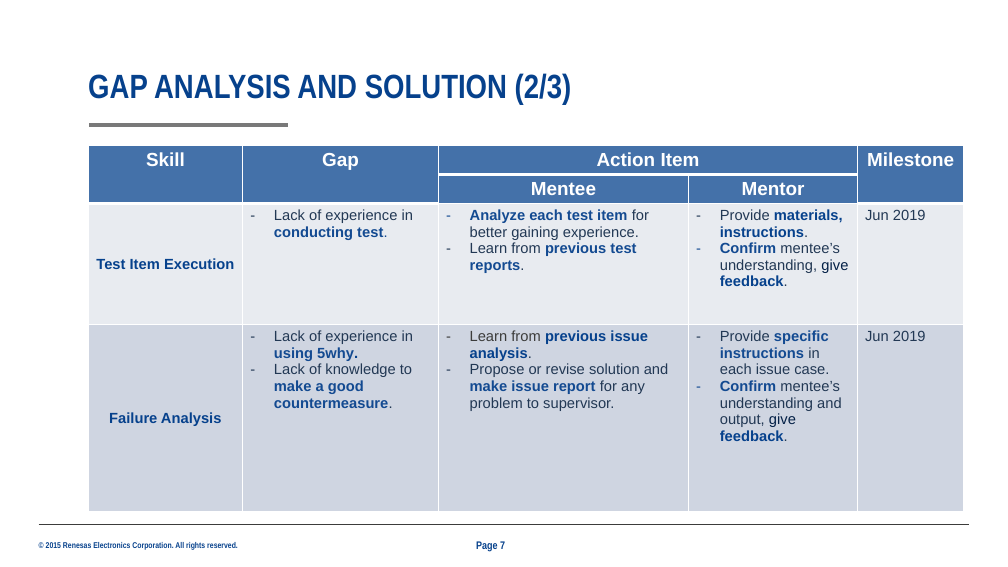
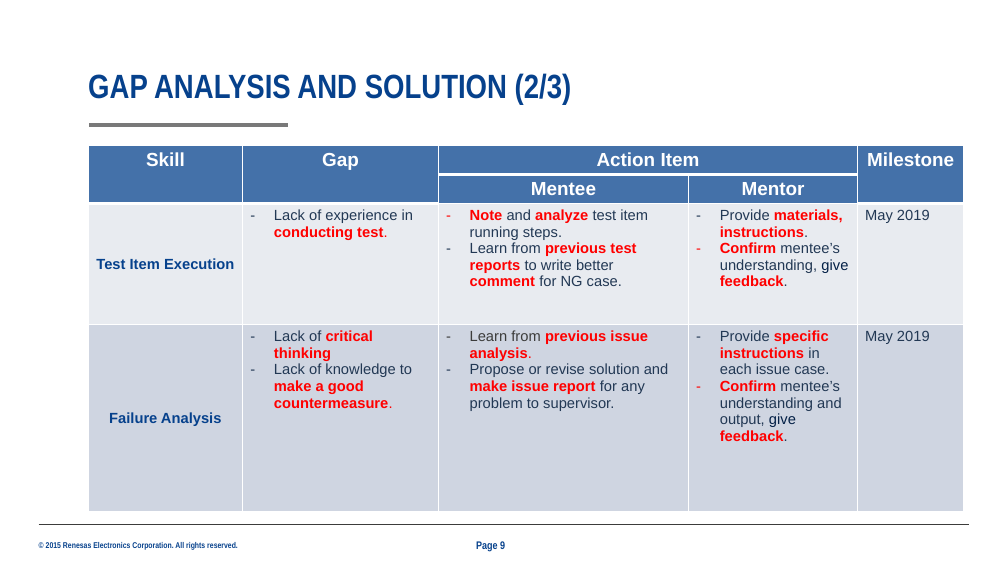
Before and after one commit to boheomap/afsdfsddsf, a slide deck: slide 9 of 25G_TrainingPlan_ThanhPham_2001_new_Jun28.pptx (slide 7 before the commit). Drawn at 1008x567 pixels with LibreOffice and Linux fonts; fonts in the diff are those of the drawing; background and template pictures are left out. Boxes give left, top, right and bottom in pixels: in the first picture for what was removed or moved away, otherwise in the second. Text is boxed around its words. In the diff, an @@ line names an element or a change of style, - is before the commit and + after.

```diff
--- a/25G_TrainingPlan_ThanhPham_2001_new_Jun28.pptx
+++ b/25G_TrainingPlan_ThanhPham_2001_new_Jun28.pptx
@@ table at (x1=88, y1=146, x2=964, y2=515) @@
-row 3, column 3: Analyze each test item for better gaining experience. / Learn from previous test reports.
+row 3, column 3: Note and analyze test item running steps. / Learn from previous test reports to write better comment for NG case.
-row 3, column 5: Jun 2019
+row 3, column 5: May 2019
-row 4, column 2: Lack of experience in using 5why. / Lack of knowledge to make a good countermeasure.
+row 4, column 2: Lack of critical thinking / Lack of knowledge to make a good countermeasure.
-row 4, column 5: Jun 2019
+row 4, column 5: May 2019
@@ text colour #134A91 to #FF0000 in "conducting test.", "Confirm", "make issue report", "specific instructions" and 1 more places @@
@@ text colour #06418C to #FF0000 in "materials, instructions.", "feedback.", "previous issue analysis.", "feedback." @@
@@ text colour #223854 to #FF0000 in "analysis." @@
@@ page number at (x1=476, y1=540, x2=505, y2=551): text changed @@
-Page 7
+Page 9
```
Also in this commit, not shown: 8 other slides changed, 6 slides added, 3 slides removed.
